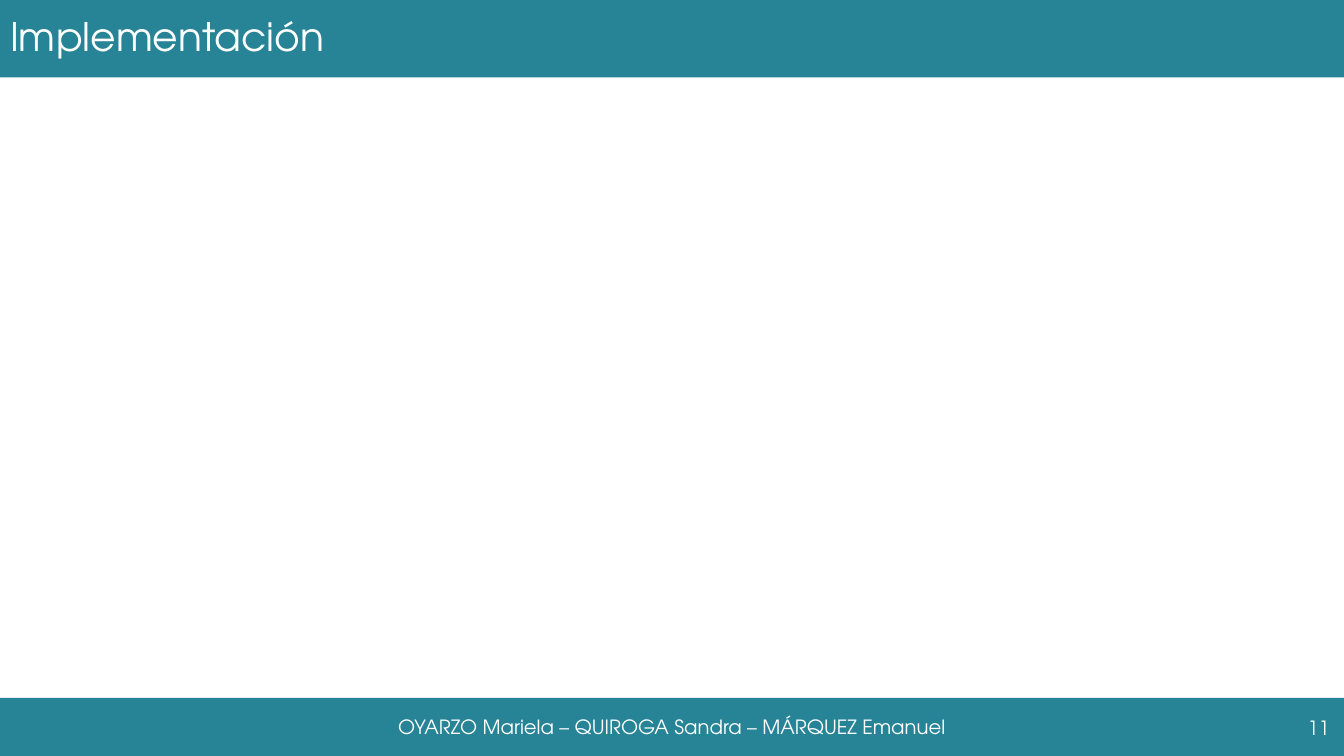
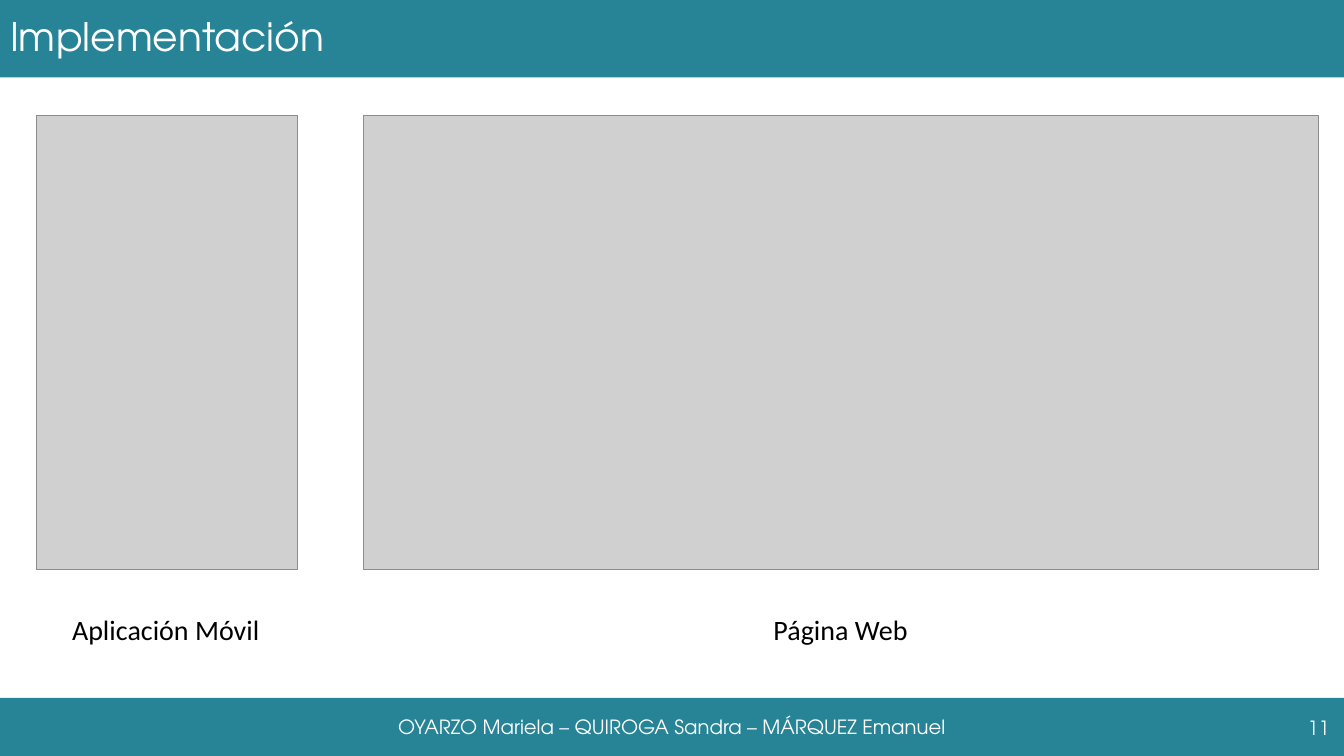
Before and after one commit to grupoyenu/yenu, a slide deck: slide 11 of 08. Presentaciones/Presentación 11.pptx. Drawn at 1344x756 pixels with LibreOffice and Linux fonts; fonts in the diff are those of the drawing; grey boxes stand for pictures; background and template pictures are left out. Boxes give left, top, right and bottom in pixels: in the first picture for what was removed or moved away, otherwise in the second. Text is boxed around its words. In the diff, an @@ line names an element or a change of style, - is before the commit and + after.

```diff
--- a/08. Presentaciones/Presentación 11.pptx
+++ b/08. Presentaciones/Presentación 11.pptx
@@ picture added at (36, 116, 297, 571) @@
@@ picture added at (364, 116, 1319, 571) @@
@@ text added at (72, 620, 259, 645), 20 pt, text #000000 @@
+Aplicación Móvil
@@ text added at (773, 620, 908, 645), 20 pt, text #000000 @@
+Página Web
```
Also in this commit, not shown: 9 other slides changed, 1 slide added.
